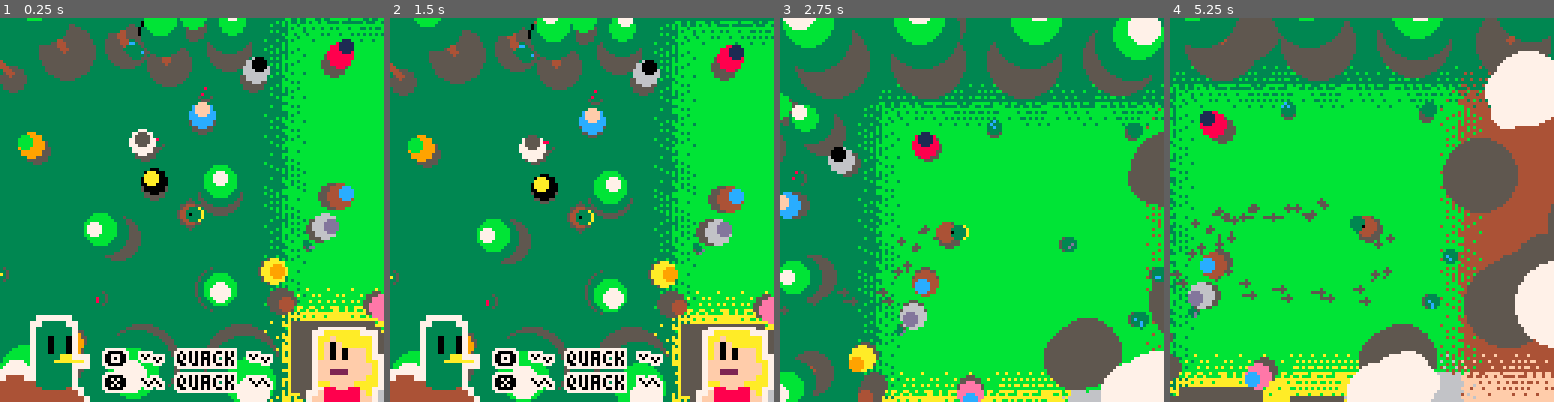
Above: before the commit, frames 1-4 (left to right).
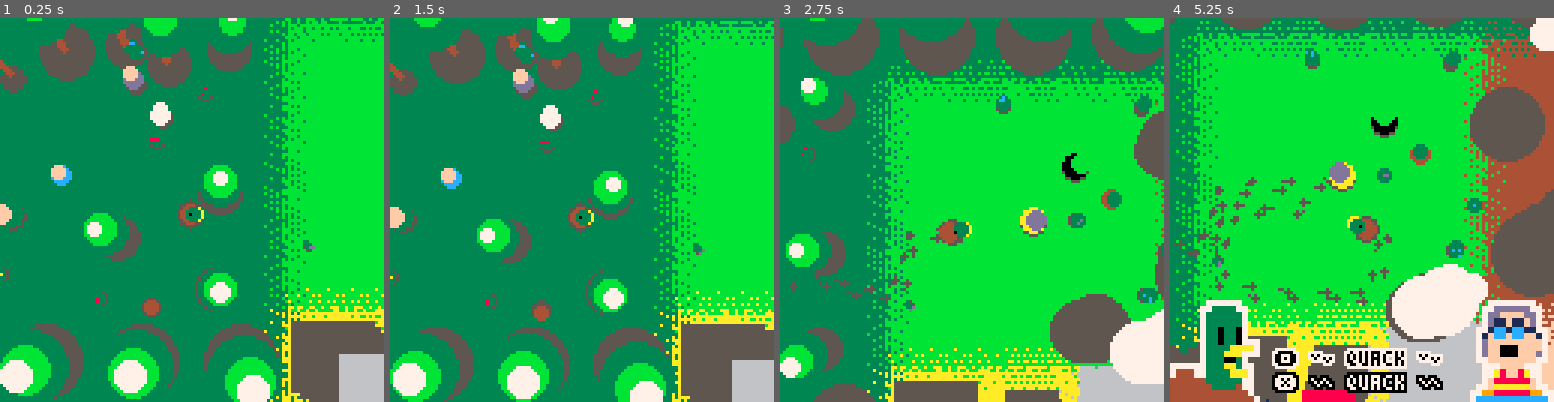
Above: after the commit, the same moments.

Repository: seleb/DuckDuckOnTheLoose
Game: PICO-8 cartridge duckduckontheloose.p8
Two runs of this game, one before a commit and one after it. Both use one fixed random seed, a clock stepped at 60 frames per second and the inputs below.
Inputs:
- Up to frame 1 (0.25 s): no input
- Up to frame 2 (1.5 s): tap X (X key) at 0.33, 1.07 s; tap O (Z key) at 0.7 s
- Up to frame 3 (2.75 s): hold Right 1.6-2.1 s; tap O (Z key) at 1.7, 2.1, 2.5 s; tap X (X key) at 1.85 s; hold Up 2.15-2.42 s; hold Right from 2.47 s (still down)
- Up to frame 4 (5.25 s): tap O (Z key) every 0.4 s from 2.9 to 4.9 s; tap X (X key) at 2.97, 4.08, 5.2 s; release Right at 3.03 s; hold Left 3.08-3.58 s; hold Down 3.63-3.97 s; hold Right 4.02-4.68 s; hold Up 4.73-5.03 s; hold Left from 5.08 s (still down)

The runs differ from the first frame. In frame 1, 16% of the frame differs, in the area x 0-100%, y 0-100%; in frame 2, 16%; in frame 3, 40%; in frame 4, 56%.

Commit message:
more npc stuff, slightly better collision

Diff:
--- a/duckduckontheloose.p8
+++ b/duckduckontheloose.p8
@@ -161,6 +161,7 @@
  p.quack_timer=0
 
  p.r=4
+ p.r2=p.r*p.r
  -- camera
  cam={}
  cam.p=v_sub(p.p,{64,64})
@@ -221,31 +222,67 @@
 
  -- npc sprite
  npcs={
- 	{who="dumb alien",spr=15,mouth=10,mouth_offset=-4},
- 	{who="spooky ghost",spr=14,mouth=7,mouth_offset=0},
- 	{who="giddy girl",spr=13,mouth=0,mouth_offset=2},
- 	{who="hipster",spr=12,mouth=0,mouth_offset=0},
- 	{who="thumbs up",spr=11,mouth=0,mouth_offset=0},
- 	{who="swimmer",spr=10,mouth=0,mouth_offset=-4},
- 	{who="bouncer",spr=9,mouth=0,mouth_offset=-4},
- 	{who="pupper",spr=8,mouth=0,mouth_offset=0},
- 	{who="?",spr=7,mouth=0,mouth_offset=0},
- 	{who="blondie",spr=6,mouth=2,mouth_offset=0},
- 	{who="buddy boy",spr=5,mouth=0,mouth_offset=2},
- 	{who="ranger",spr=4,mouth=0,mouth_offset=0},
- 	{who="scarf mcgee",spr=3,mouth=0,mouth_offset=0},
- 	{who="duckling",spr=2,mouth=-1,mouth_offset=0},
- 	{who="drake",spr=1,mouth=-1,mouth_offset=0},
- 	{who="hen",spr=0,mouth=-1,mouth_offset=0}
+ 	{who="dumb alien",spr=15,
+ 	mouth=10,mouth_offset=-4,
+ 	c1=0,c2=11,r=4,height=4},
+ 	{who="spooky ghost",spr=14,
+ 	mouth=7,mouth_offset=0,
+ 	c1=7,c2=7,r=3,height=4},
+ 	{who="giddy girl",spr=13,
+ 	mouth=0,mouth_offset=2,
+ 	c1=10,c2=8,r=3,height=2},
+ 	{who="hipster",spr=12,
+ 	mouth=0,mouth_offset=0,
+ 	c1=13,c2=15,r=3,height=4},
+ 	{who="thumbs up",spr=11,
+ 	mouth=0,mouth_offset=0,
+ 	c1=1,c2=15,r=4,height=4},
+ 	{who="swimmer",spr=10,
+ 	mouth=0,mouth_offset=-4,
+ 	c1=10,c2=13,r=4,height=3},
+ 	{who="bouncer",spr=9,
+ 	mouth=0,mouth_offset=-4,
+ 	c1=9,c2=15,r=4,height=4},
+ 	{who="pupper",spr=8,
+ 	mouth=0,mouth_offset=0,
+ 	c1=4,c2=4,r=3,height=2},
+ 	{who="?",spr=7,
+ 	mouth=0,mouth_offset=0,
+ 	c1=2,c2=4,r=4,height=4},
+ 	{who="blondie",spr=6,
+ 	mouth=2,mouth_offset=0,
+ 	c1=8,c2=10,r=4,height=3},
+ 	{who="buddy boy",spr=5,
+ 	mouth=0,mouth_offset=2,
+ 	c1=12,c2=15,r=3,height=2},
+ 	{who="ranger",spr=4,
+ 	mouth=0,mouth_offset=0,
+ 	c1=3,c2=15,r=4,height=4},
+ 	{who="scarf mcgee",spr=3,
+ 	mouth=0,mouth_offset=0,
+ 	c1=5,c2=4,r=4,height=4},
+ 	{who="duckling",spr=2,
+ 	mouth=-1,mouth_offset=0,
+ 	c1=9,c2=10,r=2,height=2},
+ 	{who="drake",spr=1,
+ 	mouth=-1,mouth_offset=0,
+ 	c1=4,c2=3,r=3,height=2},
+ 	{who="hen",spr=0,
+ 	mouth=-1,mouth_offset=0,
+ 	c1=5,c2=4,r=3,height=2}
  }
 
  for npc in all(npcs) do
-  npc.p={rnd(128),rnd(128)}
-  npc.c1=rnd(16)
-  npc.c2=rnd(16)
-  npc.r=4
-  npc.height=6
-  npc.id=flr(rnd(16))
+  npc.p={rnd(cells.w),rnd(cells.h)}
+  --npc.c1=rnd(16)%8+8
+  --npc.c2=rnd(16)%8+8
+  --npc.r=rnd(3)+2
+  npc.r2=npc.r*npc.r
+  --npc.height=6
+  npc.cell={flr(rnd(cells.bounds[1])),flr(rnd(cells.bounds[2]))}
+
+  npc.cell[1]=flr(rnd(6))
+  npc.cell[2]=flr(rnd(6))
  end
 
  talk={}
@@ -396,6 +433,15 @@
  end
 end
 
+function add_blob(p,r)
+ local blob={}
+ blob.hit = false
+ blob.p = p
+ blob.r = r
+ blob.r2=blob.r*blob.r
+ add(blobs,blob)
+end
+
 function _update()
 
  if btnp(4) then
@@ -537,7 +583,7 @@
  for b in all(blobs) do
   local d=v_sub(p.p,b.p)
   local l2=v_len2(d)
-  if l2 < b.r2 then
+  if l2 < b.r2+p.r2 then
    b.hit=true
    p.v=v_add(p.v,v_div(d,sqrt(l2)))
   else
@@ -583,13 +629,8 @@
   t.leaves[2]=v_lerp(t.p,t.s,0.75)
   t.leaves[3]=t.s
 
-
-  local blob={}
-  blob.hit = false
-  blob.p = v_add({(cells.current[1]+x)*cells.w,(cells.current[2]+y)*cells.h},t.p)
-  blob.r = t.girth
-  blob.r2=blob.r*blob.r
-  add(blobs,blob)
+  add_blob(v_add({(cells.current[1]+x)*cells.w,(cells.current[2]+y)*cells.h},t.p), t.girth)
+
  end
 
  end
@@ -700,17 +741,37 @@
   --npc.height=6
   --npc.c1=8
   --npc.c2=10
-  npc.s=v_sub(npc.p,v_add(cam.p,perspective_offset))
+
+  --local p=v_add(npc.cell, cells.current)
+  npc.p2={npc.cell[1],npc.cell[2]}
+
+  if v_distm(npc.p2,v_add(cells.current,{2,2})) <= 4 then
+  npc.active=true
+  npc.p2[1]*=cells.w
+  npc.p2[2]*=cells.h
+  npc.p2=v_add(npc.p, npc.p2)
+
+  npc.s=v_sub(npc.p2,v_add(cam.p,perspective_offset))
   npc.s=v_mul(npc.s,npc.height*height_mult)
-  npc.s=v_add(npc.p,npc.s)
+  npc.s=v_add(npc.p2,npc.s)
+
+  add_blob(npc.p2,npc.r)
+  else
+  npc.active=false
+  end
  end
 end
 
 function update_dialog()
  talk.npc=nil
+ talk.r=10000
  for npc in all(npcs) do
-  if v_dist(npc.p,p.p) < (npc.r+p.r)*2 then
-   talk.npc=npc
+  if npc.active then
+   local r=v_dist(npc.p2,p.p)
+   if r<talk.r and r < (npc.r+p.r)*2.5 then
+    talk.npc=npc
+    talk.r=r
+   end
   end
  end
 end
@@ -981,16 +1043,20 @@
 
  if shadows then
   for npc in all(npcs) do
-   circfill(
-    npc.p[1]+shadow_offset[1]*npc.height*height_mult,
-    npc.p[2]+shadow_offset[2]*npc.height*height_mult,
-    npc.r,5)
+   if npc.active then
+    circfill(
+     npc.p2[1]+shadow_offset[1]*npc.height,
+     npc.p2[2]+shadow_offset[2]*npc.height,
+     npc.r,5)
+   end
   end
  else
   for npc in all(npcs) do
-   local s=v_lerp(npc.s,npc.p,0.5)
-   circfill(s[1],s[2],npc.r,npc.c1)
-   circfill(npc.s[1],npc.s[2],npc.r*0.66,npc.c2)
+   if npc.active then
+    local s=v_lerp(npc.s,npc.p2,0.75)
+    circfill(s[1],s[2],npc.r,npc.c1)
+    circfill(npc.s[1],npc.s[2],npc.r-1,npc.c2)
+   end
   end
  end
 end
@@ -1105,7 +1171,8 @@
  a=flr(a)
  sx=0
  sy=32
- npc=npcs[10]
+ local npc=talk.npc
+ printh(npc.mouth)
  sx+=npc.spr*16
  while(sx >= 128) do
   sx-=128
